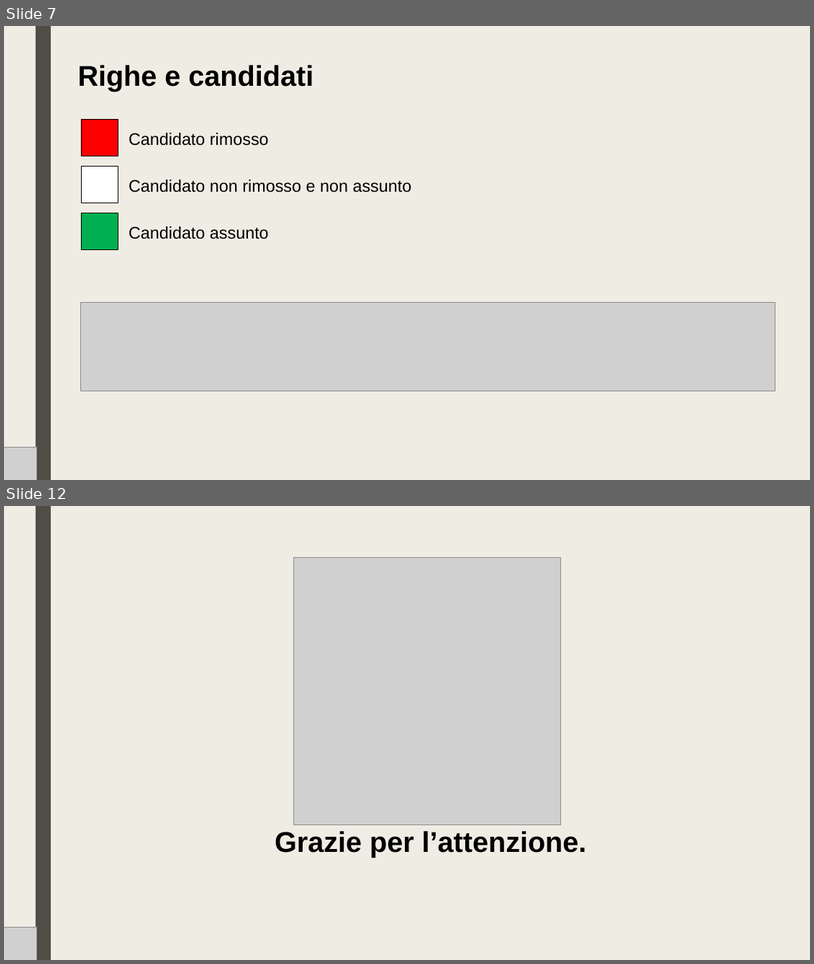
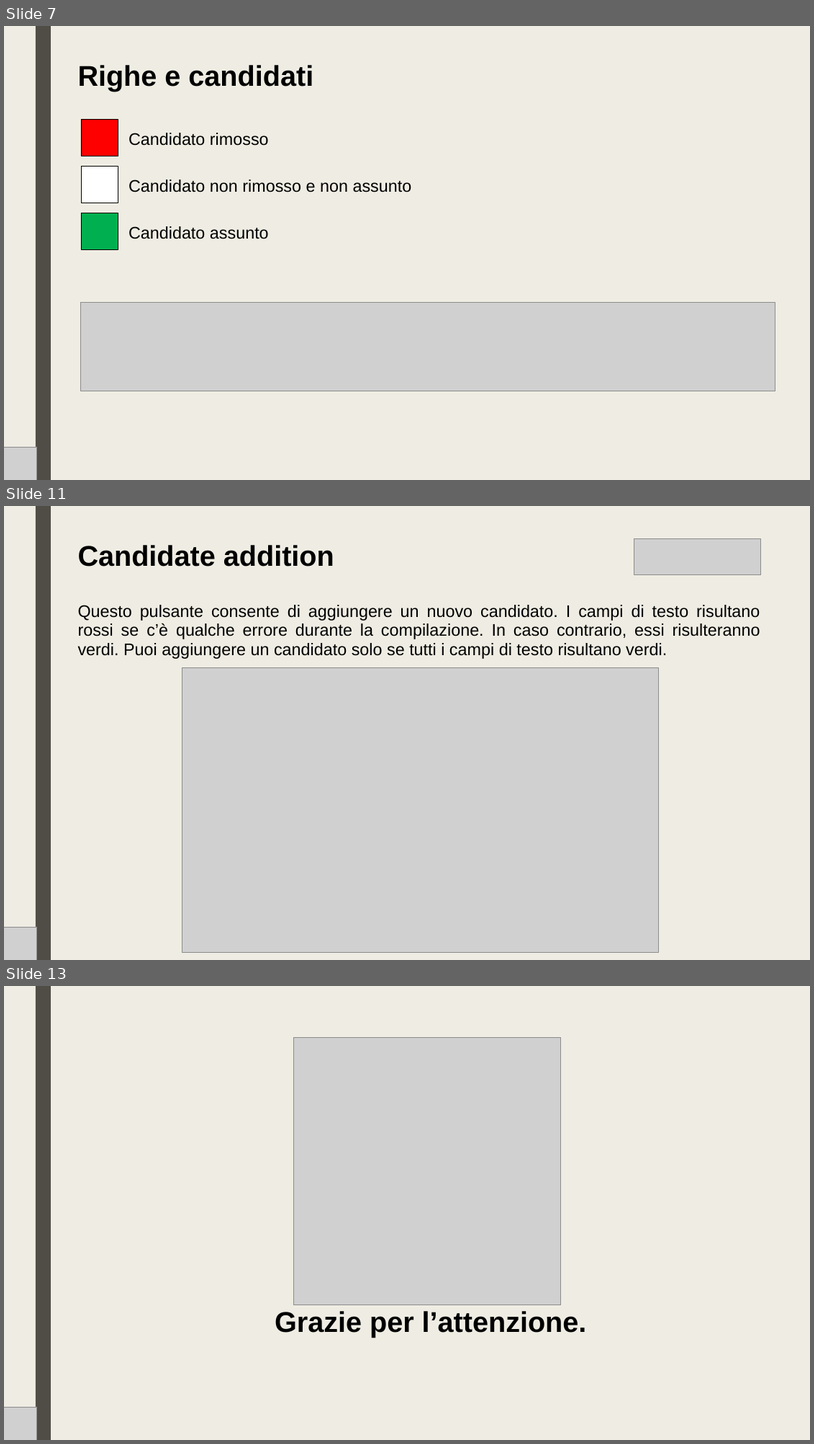
Before and after one commit to lt-scuolalavoro/suit, a slide deck: resources/IT - Suit Database.pptx. Shown one above the other, each under a label of ours: slides 7 and 12 before the commit, slides 7, 11 and 13 after it; the slides between them are not shown. The pictures are 814x964 and 814x1444 pixels, drawn with LibreOffice and Linux fonts; fonts in the diff are those of the drawing; grey boxes stand for pictures. Boxes give left, top, right and bottom in pixels: in the first picture for what was removed or moved away, otherwise in the second. Text is boxed around its words. In the diff, an @@ line names an element or a change of style, - is before the commit and + after.

```diff
--- a/resources/IT - Suit Database.pptx
+++ b/resources/IT - Suit Database.pptx
@@ slide 11 added at [4,506,810,960], background #EFEDE3; not listed: 1 template element that a slide beside it also shows @@
@@ title added at [78,545,334,566], 34 pt, text #000000, bold @@
+Candidate addition
@@ picture added at [634,538,761,575] @@
@@ text added at [78,605,761,659], 20 pt, text #000000 @@
+Questo pulsante consente di aggiungere un nuovo candidato. I campi di testo risultano rossi se c’è qualche errore durante la compilazione. In caso contrario, essi risulteranno verdi. Puoi aggiungere un candidato solo se tutti i campi di testo risultano verdi.
@@ picture added at [183,668,659,952] @@
@@ picture added at [4,926,37,960] @@
@@ what was slide 12 is now slide 13 @@
```
Also in this commit, not shown: 9 slides changed, 3 other files.
